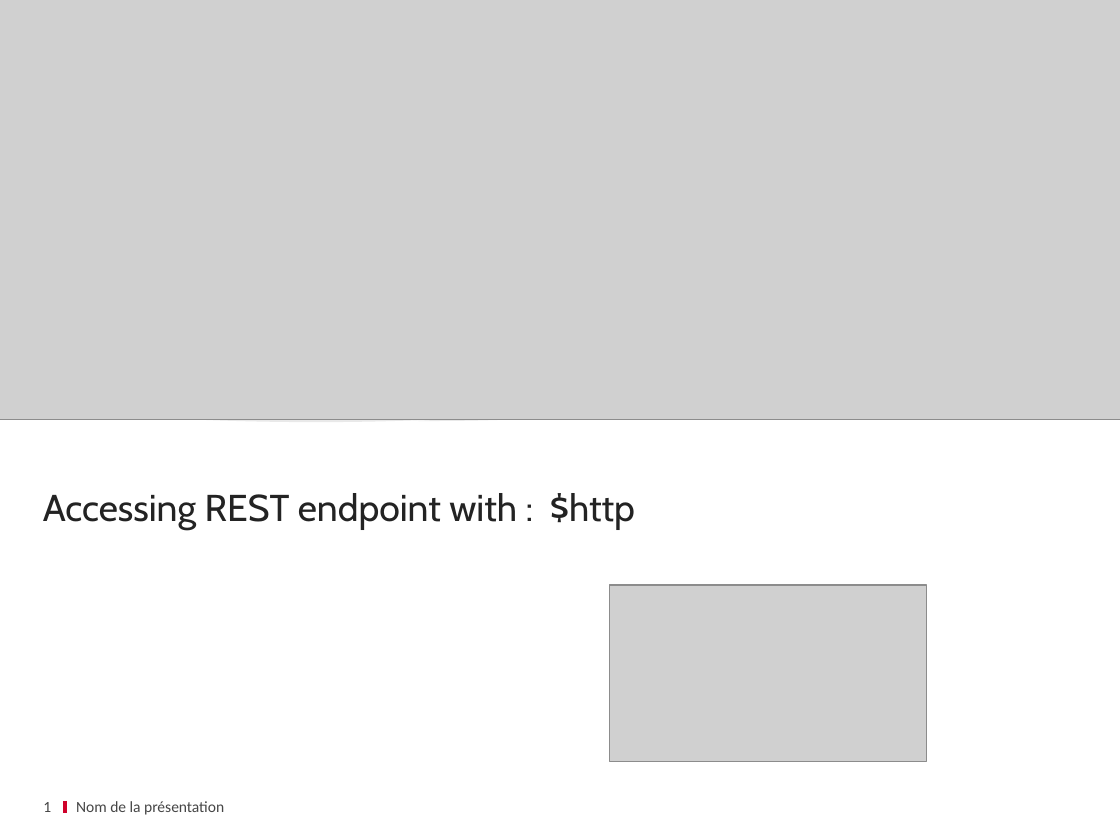
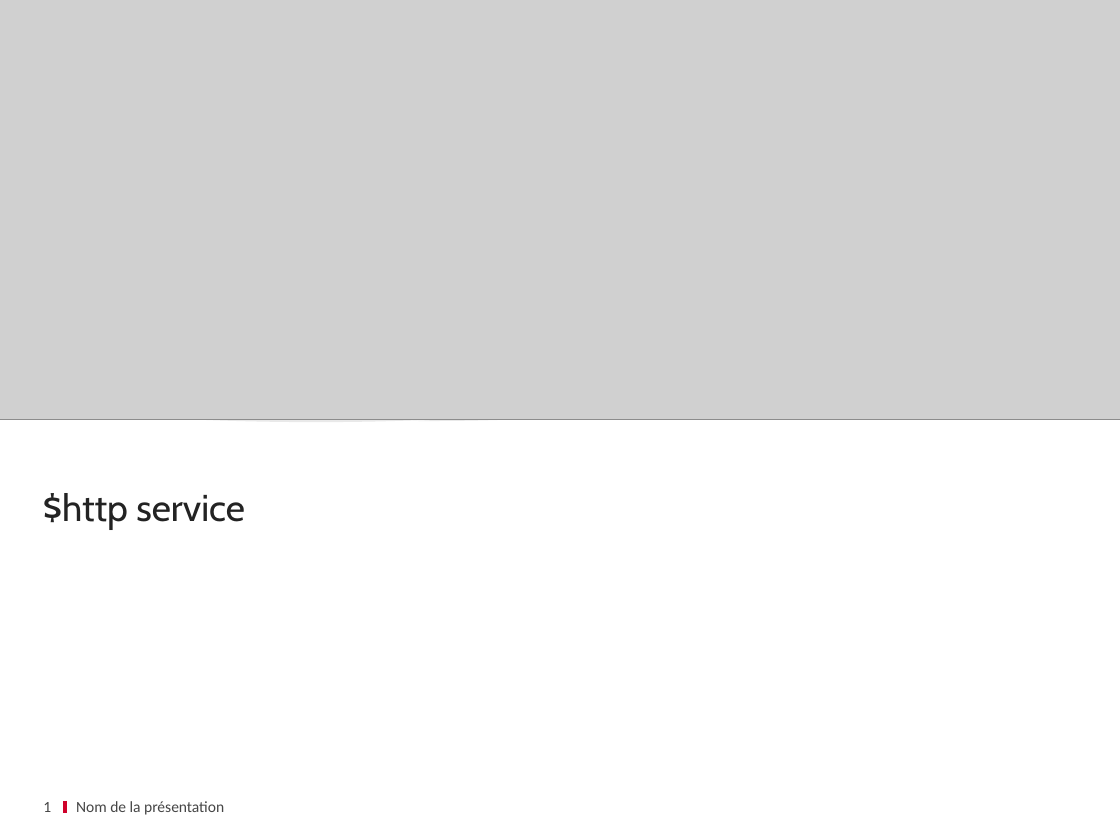
Before and after one commit to ycintre/formation-angularjs, a slide deck: slide 1 of 11 $http/$http.pptx. Drawn at 1120x840 pixels with LibreOffice and Linux fonts; fonts in the diff are those of the drawing; grey boxes stand for pictures; background and template pictures are left out. Boxes give left, top, right and bottom in pixels: in the first picture for what was removed or moved away, otherwise in the second. Text is boxed around its words. In the diff, an @@ line names an element or a change of style, - is before the commit and + after.

Commit message:
Rewrite http chapter

```diff
--- a/11 $http/$http.pptx
+++ b/11 $http/$http.pptx
@@ title at (43,493,245,530): text changed @@
-Accessing REST endpoint with : $http
+$http service
@@ picture removed at (609,585,926,760) @@
```
Also in this commit, not shown: 6 slides added, 15 slides removed.
